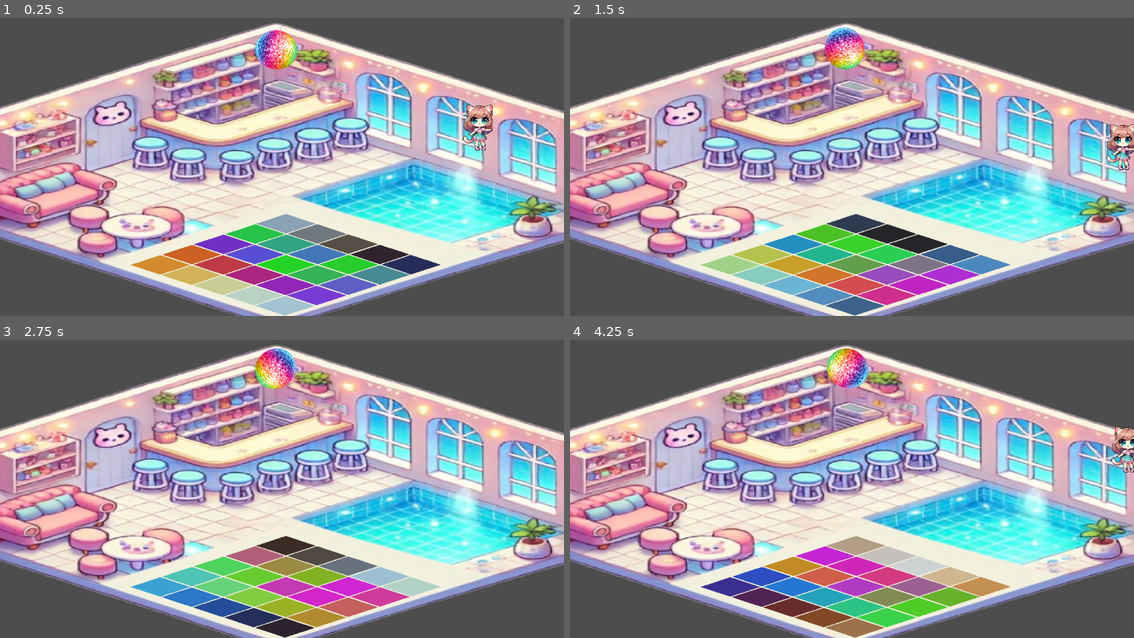
Above: before the commit, frames 1-4 (two rows, left to right).
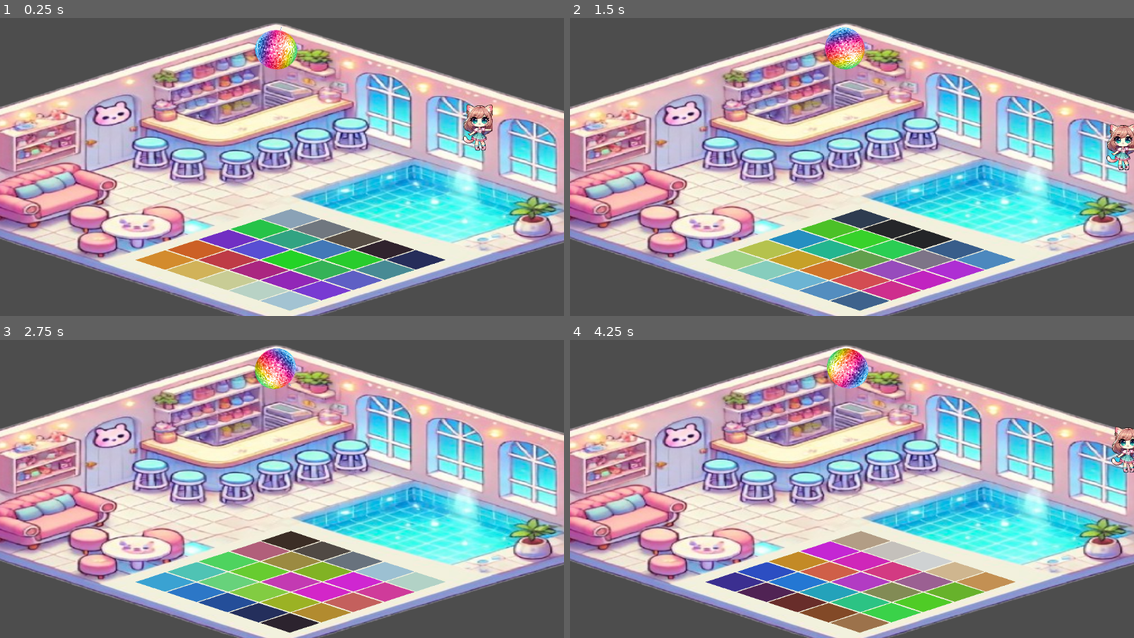
Above: after the commit, the same moments.

Repository: pariseclipse/Audio_Interactive2DGame
Game: Godot game, scene res://Main.tscn
Two runs of this game, one before a commit and one after it. Both use one fixed random seed, a clock stepped at 60 frames per second and the inputs below.
Inputs:
- Up to frame 1 (0.25 s): no input
- Up to frame 2 (1.5 s): hold Right (ui_right) 0.53-1.28 s; hold Down (ui_down) from 1.28 s (still down)
- Up to frame 3 (2.75 s): release Down (ui_down) at 2.03 s; hold Right (ui_right) from 2.03 s (still down)
- Up to frame 4 (4.25 s): release Right (ui_right) at 2.78 s; hold Up (ui_up) 2.78-3.53 s; hold Left (ui_left) from 3.53 s (still down)

The runs differ from the first frame. In frame 1, 5.7% of the frame differs, in the area x 23-79%, y 64-100%; in frame 2, 5.6%; in frame 3, 5.6%; in frame 4, 5.7%.

Commit message:
Changing files name

Diff:
--- a/Main.tscn
+++ b/Main.tscn
@@ -1,17 +1,17 @@
 [gd_scene load_steps=8 format=3 uid="uid://dlmmggj8vyrqt"]
 
 [ext_resource type="Script" path="res://TitleGrid.gd" id="1_rhtic"]
-[ext_resource type="Texture2D" uid="uid://b4i8a4egke73d" path="res://pose1-removebg-preview.png" id="2_l4jbo"]
+[ext_resource type="Texture2D" uid="uid://b4i8a4egke73d" path="res://post1.png" id="2_l4jbo"]
 [ext_resource type="Script" path="res://Player.gd" id="3_b7m0y"]
 [ext_resource type="Texture2D" uid="uid://d0sspou5jw87o" path="res://discoball.png" id="4_unyqo"]
 [ext_resource type="Script" path="res://DiscoBall.gd" id="5_jiaq8"]
-[ext_resource type="AudioStream" uid="uid://dx6yey0ymgljk" path="res://apt. - rosé & bruno mars [edit audio].mp3" id="6_wgasa"]
-[ext_resource type="Texture2D" uid="uid://byuh0t4oahobn" path="res://Screenshot_2024-12-16_at_06.19.16-removebg-preview.png" id="7_ud5vg"]
+[ext_resource type="AudioStream" uid="uid://dx6yey0ymgljk" path="res://apt.mp3" id="6_wgasa"]
+[ext_resource type="Texture2D" uid="uid://byuh0t4oahobn" path="res://room.png" id="7_ud5vg"]
 
 [node name="DiscoGame" type="Node2D"]
 
 [node name="TileGrid" type="Node2D" parent="."]
-position = Vector2(170, 275)
+position = Vector2(180, 265)
 rotation = 0.31765
 skew = 0.937242
 script = ExtResource("1_rhtic")
Not shown, removed: apt. - rosé & bruno mars [edit audio].mp3.import
Not shown, added: apt.mp3.import
Renamed: pose3-removebg-preview.png -> pose3.png
Not shown, changed: pose3.png.import
Renamed: pose1-removebg-preview.png -> post1.png
Not shown, changed: post1.png.import
Renamed: pose2-removebg-preview.png -> post2.png
Not shown, changed: post2.png.import
Renamed: Screenshot_2024-12-16_at_06.19.16-removebg-preview.png -> room.png
Not shown, changed: room.png.import
Not shown, added: apt.mp3
